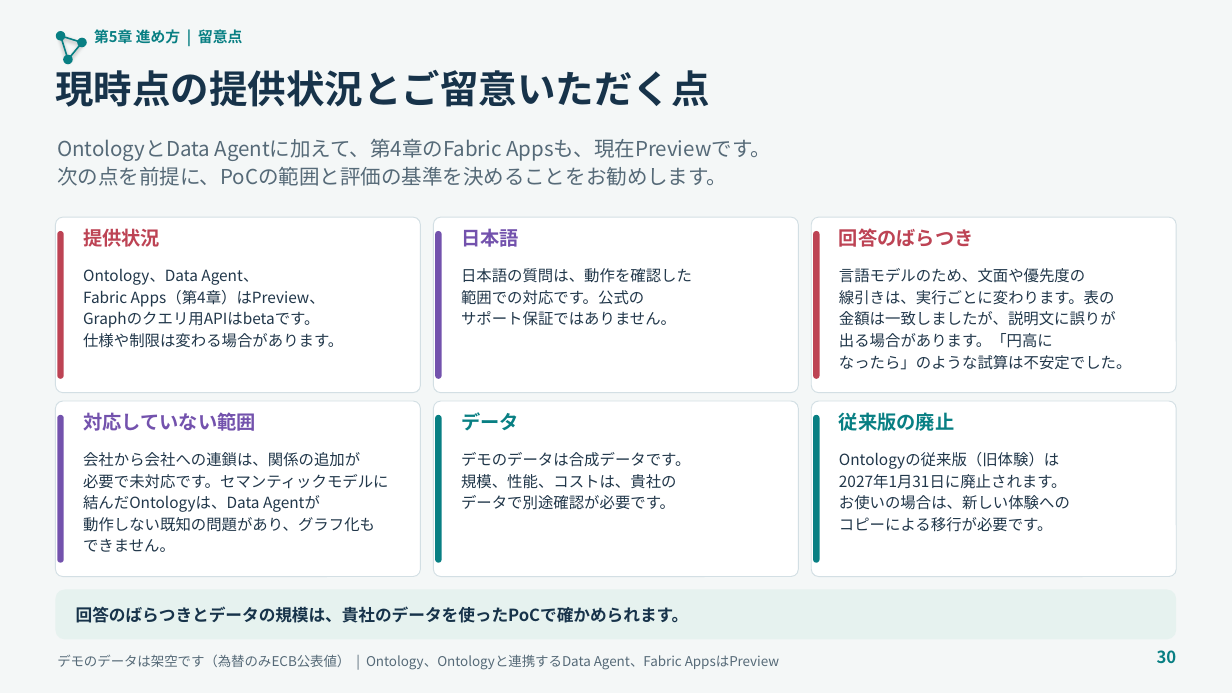
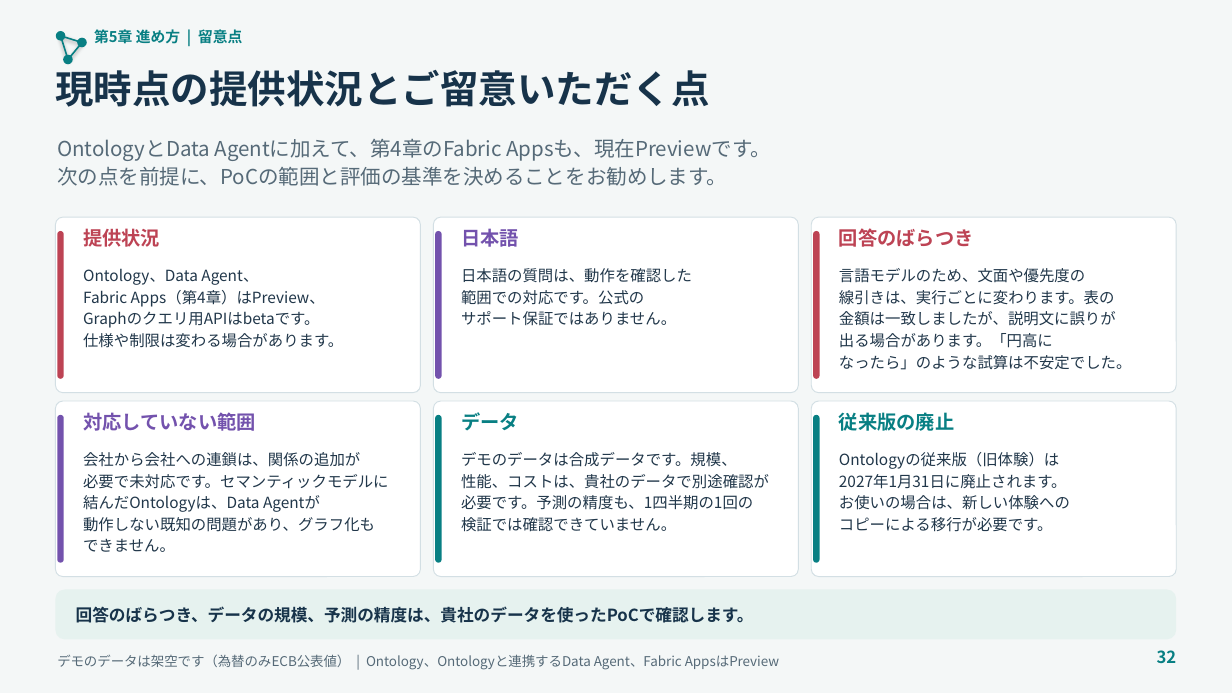
Before and after one commit to c-nova/FabricOntology_Trading, a slide deck: slide 32 of decks/TradingOntology_Customer_Deck_JA.pptx (slide 30 before the commit). Drawn at 1232x693 pixels with LibreOffice and Linux fonts; fonts in the diff are those of the drawing. Boxes give left, top, right and bottom in pixels: in the first picture for what was removed or moved away, otherwise in the second. Text is boxed around its words. In the diff, an @@ line names an element or a change of style, - is before the commit and + after.

```diff
--- a/decks/TradingOntology_Customer_Deck_JA.pptx
+++ b/decks/TradingOntology_Customer_Deck_JA.pptx
@@ text at [461, 452, 769, 532]: text changed @@
-デモのデータは合成データです。
-規模、性能、コストは、貴社の
-データで別途確認が必要です。
+デモのデータは合成データです。規模、
+性能、コストは、貴社のデータで別途確認が
+必要です。予測の精度も、1四半期の1回の
+検証では確認できていません。
@@ text at [76, 606, 754, 623]: text changed @@
-回答のばらつきとデータの規模は、貴社のデータを使ったPoCで確かめられます。
+回答のばらつき、データの規模、予測の精度は、貴社のデータを使ったPoCで確認します。
@@ text at [1157, 650, 1177, 663]: text changed @@
-30
+32
```
Also in this commit, not shown: 15 other slides changed, 2 slides added, 8 other files.
